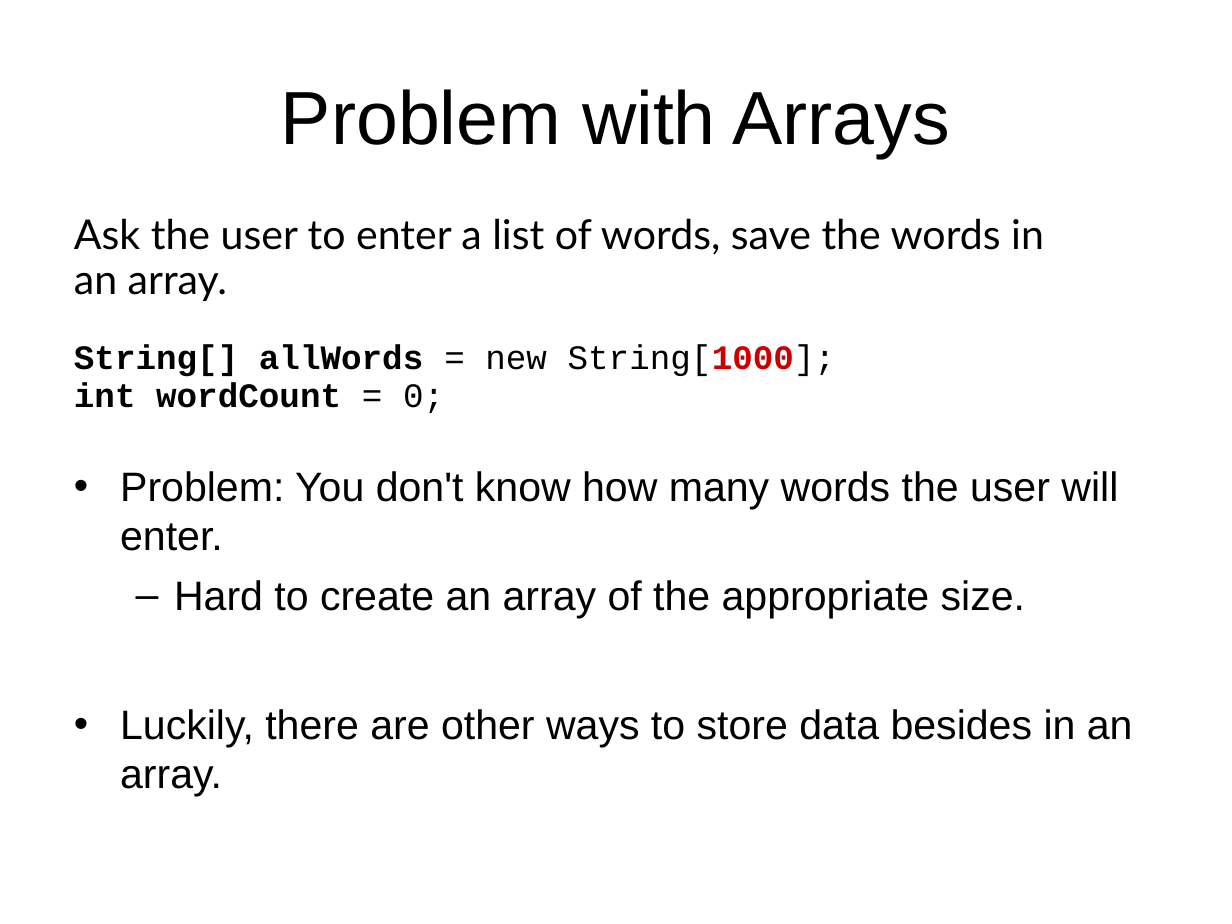
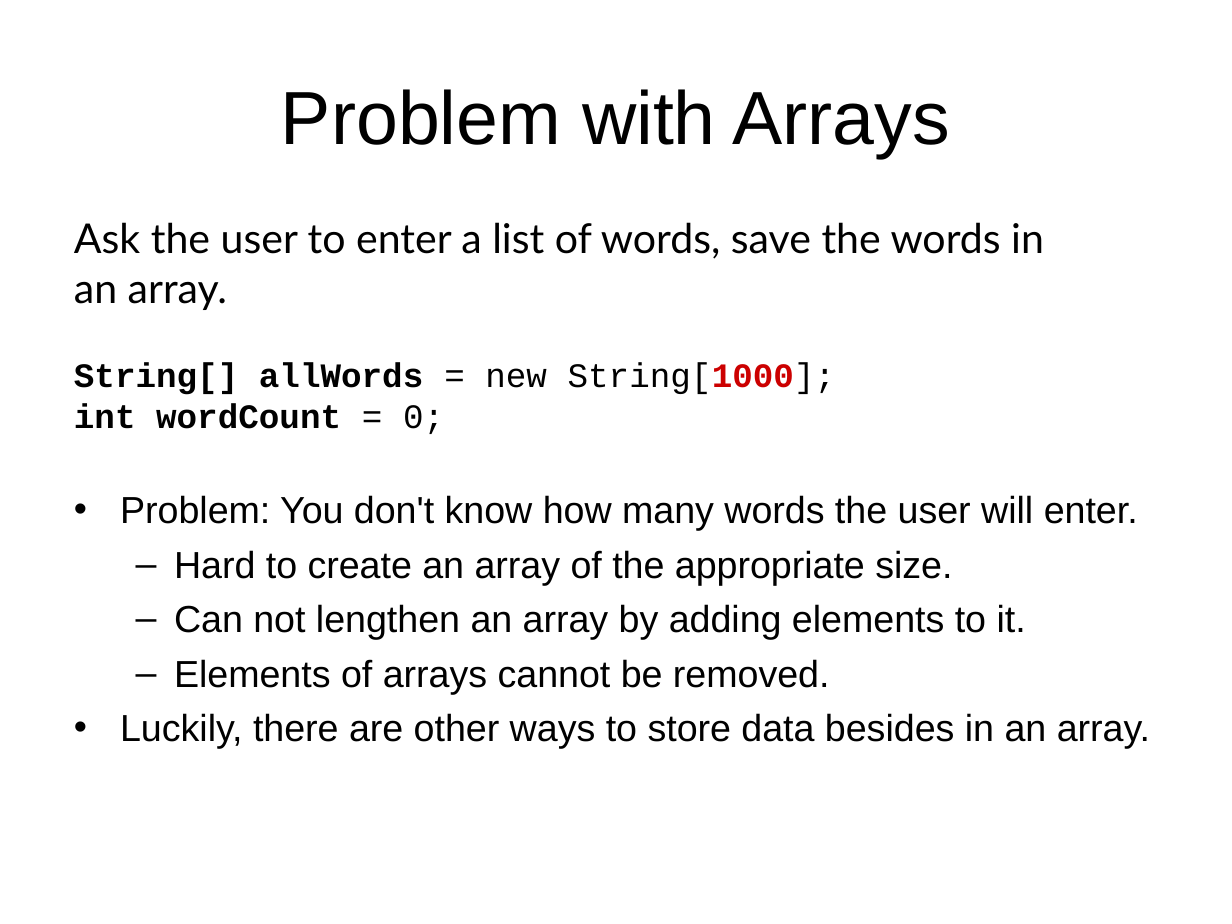
Before and after one commit to LongBaoNguyen/longbaonguyen.github.io, a slide deck: slide 2 of courses/apcsp/lecture13.ppt. Drawn at 1232x924 pixels with LibreOffice and Linux fonts; fonts in the diff are those of the drawing; background and template pictures are left out. Boxes give left, top, right and bottom in pixels: in the first picture for what was removed or moved away, otherwise in the second. Text is boxed around its words. In the diff, an @@ line names an element or a change of style, - is before the commit and + after.

Commit message:
arraylist

```diff
--- a/courses/apcsp/lecture13.ppt
+++ b/courses/apcsp/lecture13.ppt
@@ text at (x1=74, y1=222, x2=1150, y2=749): size 24 to 22 pt in "Problem: You don't know how many words ...", "Hard to create an array of the ...", "Luckily, there are other ways to store ..."; line spacing 0.7 to 0.8 @@
@@ text at (x1=174, y1=604, x2=1026, y2=694): paragraphs added @@
+  – Can not lengthen an array by adding elements to it.
+  – Elements of arrays cannot be removed.
```
Also in this commit, not shown: 13 other slides changed, 1 slide added, 2 slides removed, 6 other files.
